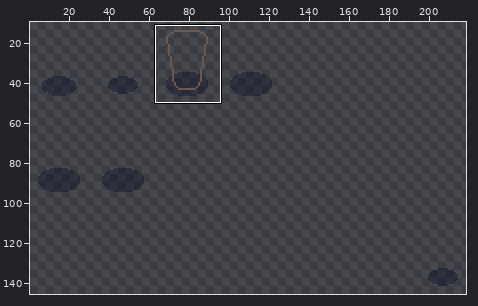
Edited in one commit: pixel-art file (src/- Resource Dump/Aseprite/chef_hat.ase). Above, an overview of the earlier version with the close-up marked.
Close-up. Before the commit:
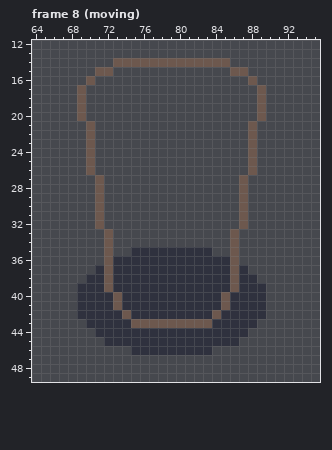
256x256 pixels, 12 frames. Colours within 5 levels of each other are drawn and written as one. Shown: frame 8 (moving): x 64..95, y 12..49. The wide view leaves out empty margins. The commit also changed other frames or places, which this record leaves out.
The result:
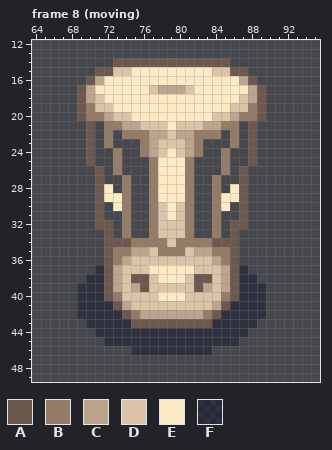
Palette (. is transparent): A #6d584e  B #947c68  C #bca58d  D #dbc4a7  E #fbeac4  F #01041e55
Edits made:
Frame 8 (moving), layer "Layer 1":
y 15: x 73..85 ............. -> DDEEEEEEEEEDD
y 16: x 71..87 ................. -> CEEEEEEEEEEEEEEEC
y 17: x 70..88 ................... -> CEEEEEEDCCCDEEEEEEC
y 18: x 70..88 ................... -> CDEEEEEEEEEEEEEEEDC
y 19: x 70..88 ................... -> BDDEEEEEEEEEEEEEDDB
y 20: x 70..88 ................... -> BBCDDEEEEEEEEEDDCBB
y 21: x 72..86 ............... -> BBCCDDDEDDDCCBB
y 22: x 72 . -> B; x 74..84 ........... -> BBBCCDCCBBB; x 86 . -> B
y 23: x 72 . -> B; x 76..82 ....... -> BCDDDCB; x 86 . -> B
y 24: x 73 . -> B; x 76..82 ....... -> BCDEDCB; x 85 . -> B
y 25: x 73 . -> B; x 77..81 ..... -> BEEEB; x 85 . -> B
y 26: x 70..71 A. -> .A; x 73 . -> B; x 77..81 ..... -> BEEEB; x 85 . -> B; x 87..88 .A -> A.
y 27: x 74 . -> B; x 77..81 ..... -> BEEEB; x 84 . -> B
y 28: x 72 . -> E; x 74 . -> B; x 77..81 ..... -> BEEEB; x 84 . -> B; x 86 . -> E
y 29: x 72..74 ... -> EEB; x 77..81 ..... -> BEEEB; x 84..86 ... -> BEE
y 30: x 73..74 .. -> EB; x 77..81 ..... -> BDEDB; x 84..85 .. -> BE
y 31: x 74 . -> B; x 77..81 ..... -> BDEDB; x 84 . -> B
y 32: x 72 . -> A; x 74 . -> B; x 77..81 ..... -> BDDDB; x 84 . -> B; x 86 . -> A
y 33: x 74 . -> B; x 77..81 ..... -> BDDDB; x 84 . -> B
y 34: x 73..85 ............. -> AABBBBDBBBBAA
y 35: x 73..85 ..FFFFFFFFF.. -> BBCCDBBBDCCBB
y 36: x 73..85 FFFFFFFFFFFFF -> BCDDDDDDDDDCB
y 37: x 73..85 FFFFFFFFFFFFF -> CDDDEEEEEDDDC
y 38: x 73..85 FFFFFFFFFFFFF -> CDAADEEEDAADC
y 39: x 73..85 FFFFFFFFFFFFF -> CDCADDDDDACDC
y 40: x 72..86 FAFFFFFFFFFFFAF -> ABDDDDEEEDDDDBA
y 41: x 74..84 FFFFFFFFFFF -> CDDDDDDDDDC
y 42: x 75..83 FFFFFFFFF -> BCCCCCCCB
Boxes around the changes in both close-ups, in picture pixels (x1, y1, x2, y2):
changed: (86, 67, 257, 319)
